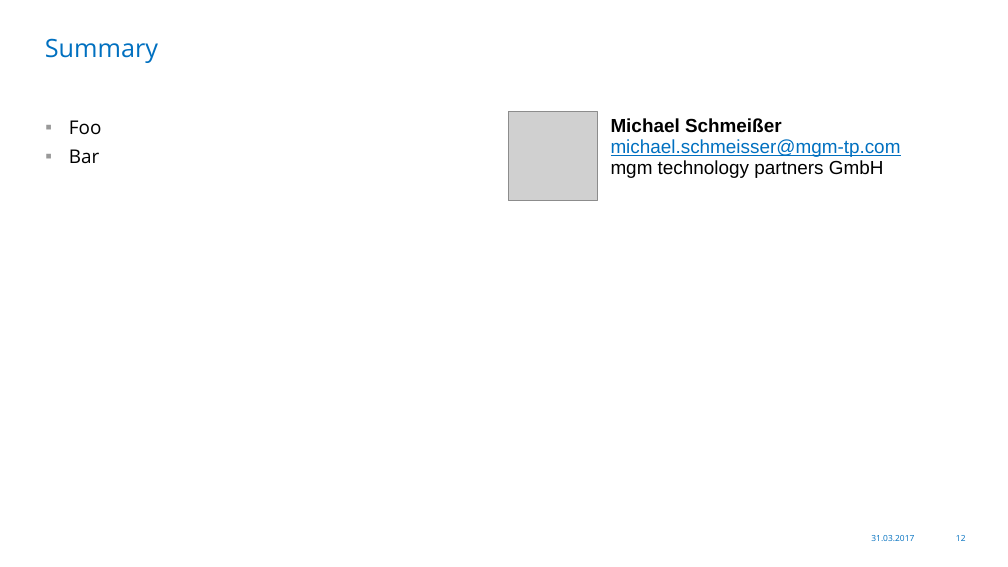
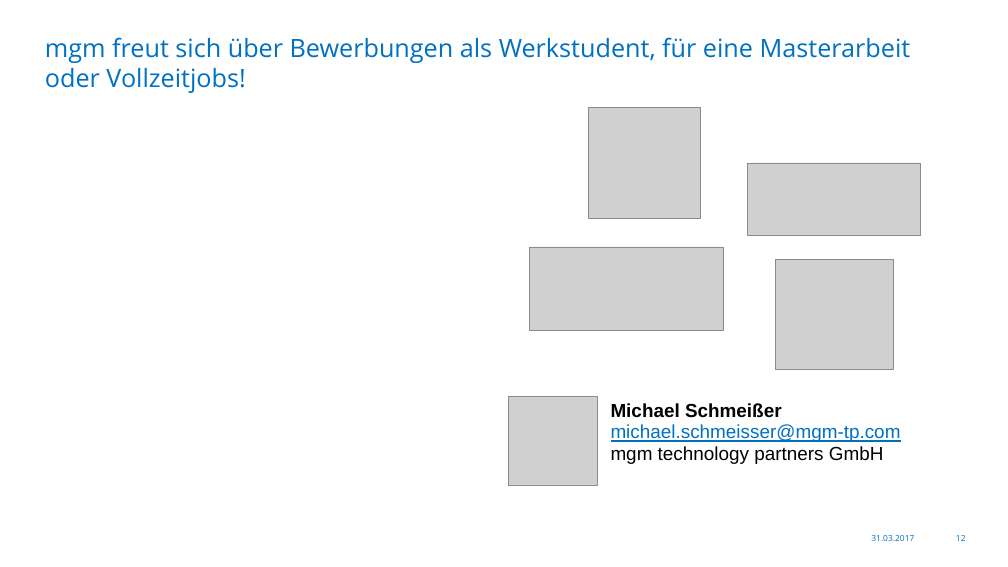
Before and after one commit to Skamandros/jug-saxony-workshop, a slide deck: slide 12 of src/slides/resources/2017-03-31-JUG-Saxony-Workshop-de.pptx. Drawn at 1008x567 pixels with LibreOffice and Linux fonts; fonts in the diff are those of the drawing; grey boxes stand for pictures; background and template pictures are left out. Boxes give left, top, right and bottom in pixels: in the first picture for what was removed or moved away, otherwise in the second. Text is boxed around its words. In the diff, an @@ line names an element or a change of style, - is before the commit and + after.

```diff
--- a/src/slides/resources/2017-03-31-JUG-Saxony-Workshop-de.pptx
+++ b/src/slides/resources/2017-03-31-JUG-Saxony-Workshop-de.pptx
@@ title at <box>45,37,911,93</box>: text changed @@
-Summary
+mgm freut sich über Bewerbungen als Werkstudent, für eine Masterarbeit oder Vollzeitjobs!
@@ picture added at <box>589,107,701,219</box> @@
@@ text removed at <box>69,120,102,163</box> @@
-▪ Foo
-▪ Bar
@@ picture added at <box>748,163,921,236</box> @@
@@ picture added at <box>529,247,724,330</box> @@
@@ picture added at <box>775,259,893,370</box> @@
@@ picture: place and size @@
-picture at <box>508,112,597,201</box>
+picture at <box>508,397,597,486</box>
@@ table: place and size @@
-table at <box>508,112,920,246</box>
+table at <box>508,397,920,486</box>
```
Also in this commit, not shown: 2 other slides changed, 1 slide added, 1 slide removed.
